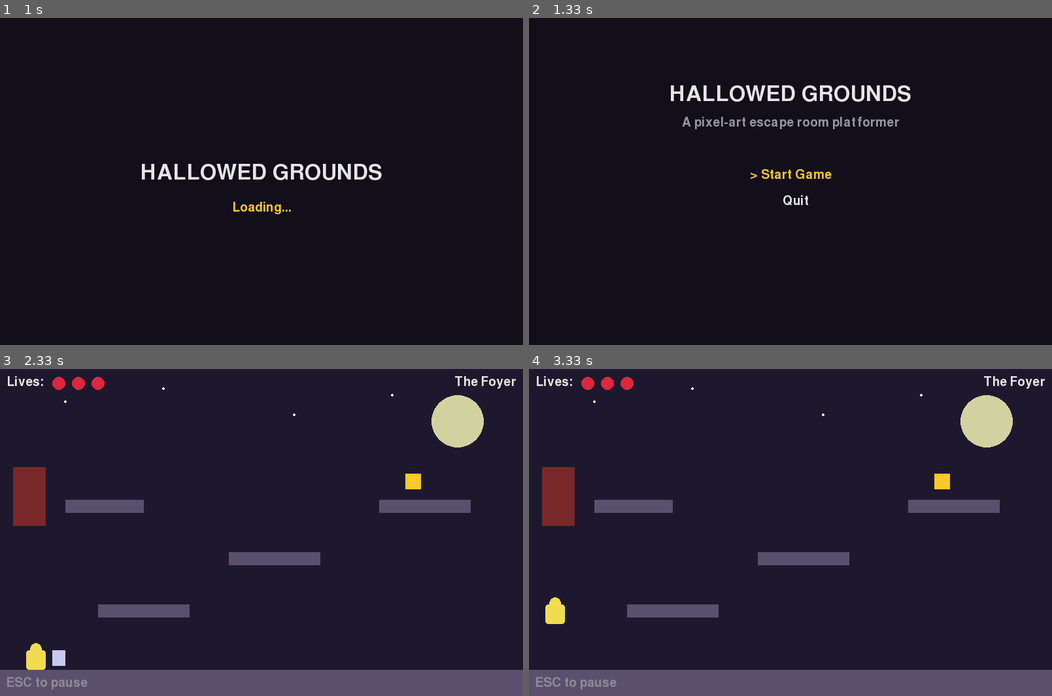
Above: before the commit, frames 1-4 (two rows, left to right).
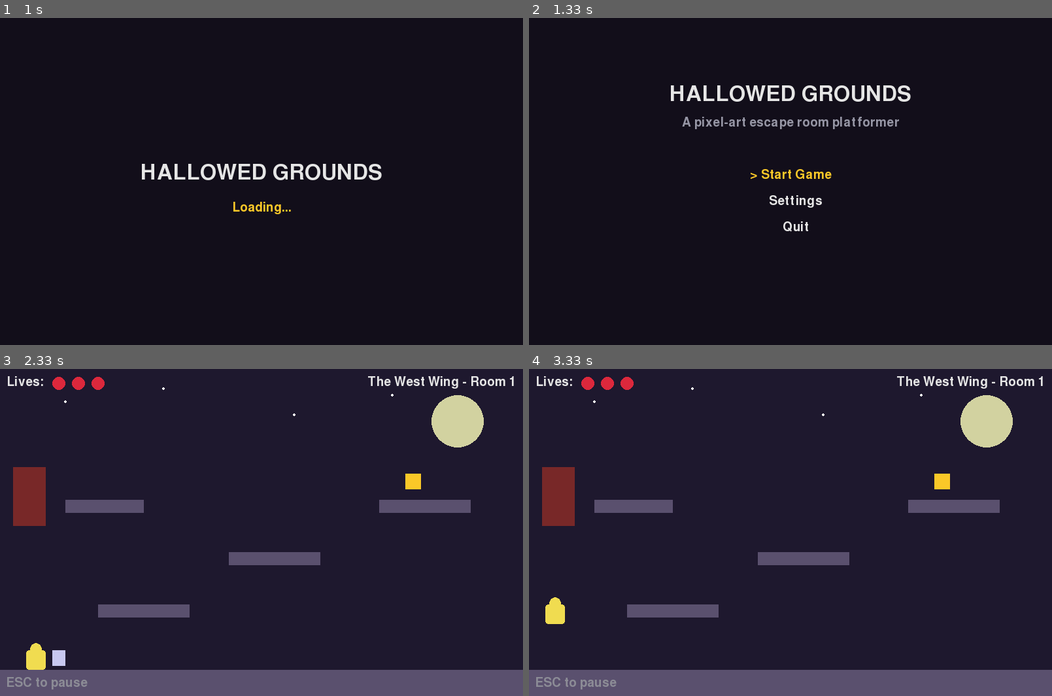
Above: after the commit, the same moments.

Repository: karmansinghg2aep-cloud/Hallowed_Grounds
Game: pygame game, started from Manor Of Horrors/manor.py
Same seed, same stepped clock (60 frames per second), same inputs: the game is played once before the commit and once after it.
Inputs:
- Up to frame 1 (1 s): no input
- Up to frame 2 (1.33 s): no input
- Up to frame 3 (2.33 s): tap Enter at 1.33 s; hold Enter 1.67-2.13 s; hold Up 1.67-2.13 s; tap Space at 2.17 s
- Up to frame 4 (3.33 s): hold D 2.5-3.13 s; hold A from 3.17 s (still down); tap Space at 3.23 s

Frame 1 is identical in both runs. In frame 2, 0.3% of the frame differs, in the area x 46-56%, y 54-66%; in frame 3, 0.4%, in the area x 70-99%, y 2-6%; in frame 4, 0.4%.

Commit message:
Add settings menu (volume, chapter-transition toggle), auto-generate room names

Diff:
--- a/Manor Of Horrors/data/rooms.json
+++ b/Manor Of Horrors/data/rooms.json
@@ -1,70 +1,175 @@
 [
   {
-    "name": "The Foyer",
     "chapter": "west_wing",
     "platforms": [
-      [0, 460, 800, 40],
-      [150, 360, 140, 20],
-      [350, 280, 140, 20],
-      [580, 200, 140, 20],
-      [100, 200, 120, 20]
+      [
+        0,
+        460,
+        800,
+        40
+      ],
+      [
+        150,
+        360,
+        140,
+        20
+      ],
+      [
+        350,
+        280,
+        140,
+        20
+      ],
+      [
+        580,
+        200,
+        140,
+        20
+      ],
+      [
+        100,
+        200,
+        120,
+        20
+      ]
     ],
-    "key": [620, 160],
-    "door": [20, 150, 50, 90],
+    "key": [
+      620,
+      160
+    ],
+    "door": [
+      20,
+      150,
+      50,
+      90
+    ],
     "monsters": [],
-    "player_start": [40, 400],
+    "player_start": [
+      40,
+      400
+    ],
     "scroll": "You are not the first to wake here...",
-    "scroll_pos": [80, 430]
+    "scroll_pos": [
+      80,
+      430
+    ]
   },
   {
-    "name": "The Hallway",
     "chapter": "old_hallways",
     "platforms": [
-      [0, 460, 800, 40],
-      [250, 380, 150, 20],
-      [500, 300, 150, 20]
+      [
+        0,
+        460,
+        800,
+        40
+      ],
+      [
+        250,
+        380,
+        150,
+        20
+      ],
+      [
+        500,
+        300,
+        150,
+        20
+      ]
     ],
-    "key": [700, 400],
-    "door": [20, 380, 50, 80],
+    "key": [
+      700,
+      400
+    ],
+    "door": [
+      20,
+      380,
+      50,
+      80
+    ],
     "monsters": [
       {
         "kind": "patroller",
         "x": 300,
         "y": 426,
         "size": 34,
-        "color": [140, 60, 60],
+        "color": [
+          140,
+          60,
+          60
+        ],
         "speed": 2.5,
-        "range": [250, 550]
+        "range": [
+          250,
+          550
+        ]
       }
     ],
-    "player_start": [40, 400],
+    "player_start": [
+      40,
+      400
+    ],
     "scroll": "Something loose walks the halls ahead - it keeps to a pattern...",
-    "scroll_pos": [270, 350]
+    "scroll_pos": [
+      270,
+      350
+    ]
   },
   {
-    "name": "The Crypt",
     "chapter": "the_crypts",
     "platforms": [
-      [0, 460, 800, 40],
-      [200, 380, 130, 20],
-      [450, 380, 130, 20]
+      [
+        0,
+        460,
+        800,
+        40
+      ],
+      [
+        200,
+        380,
+        130,
+        20
+      ],
+      [
+        450,
+        380,
+        130,
+        20
+      ]
     ],
-    "key": [720, 400],
-    "door": [20, 380, 50, 80],
+    "key": [
+      720,
+      400
+    ],
+    "door": [
+      20,
+      380,
+      50,
+      80
+    ],
     "monsters": [
       {
         "kind": "chaser",
         "x": 500,
         "y": 426,
         "size": 34,
-        "color": [120, 40, 130],
+        "color": [
+          120,
+          40,
+          130
+        ],
         "speed": 2.2,
         "detect_radius": 160,
         "sleep_radius": 260
       }
     ],
-    "player_start": [40, 400],
+    "player_start": [
+      40,
+      400
+    ],
     "scroll": "You will see him before you understand what you are seeing...",
-    "scroll_pos": [220, 350]
+    "scroll_pos": [
+      220,
+      350
+    ]
   }
 ]
--- /dev/null
+++ b/Manor Of Horrors/data/settings.json
@@ -0,0 +1 @@
+{"volume": 30, "show_chapter_transitions": false}
--- a/Manor Of Horrors/manor.py
+++ b/Manor Of Horrors/manor.py
@@ -100,6 +100,30 @@
         json.dump(data, f)
 
 
+def settings_filepath():
+    script_dir = os.path.dirname(os.path.abspath(__file__))
+    return os.path.join(script_dir, "data", "settings.json")
+
+
+def load_settings():
+    """
+    Returns the saved settings dict, or sensible defaults if no
+    settings file exists yet (first time the game is ever run).
+    """
+    filepath = settings_filepath()
+    if not os.path.exists(filepath):
+        return {"volume": 70, "show_chapter_transitions": True}
+    with open(filepath, "r") as f:
+        return json.load(f)
+
+
+def write_settings(settings):
+    filepath = settings_filepath()
+    os.makedirs(os.path.dirname(filepath), exist_ok=True)
+    with open(filepath, "w") as f:
+        json.dump(settings, f)
+
+
 # =====================================================================
 # MONSTER - one class, two behaviors ("patroller" and "chaser")
 # =====================================================================
@@ -217,6 +241,25 @@
 # chapter by its key.
 # =====================================================================
 CHAPTERS = load_json_data("chapters.json")
+
+
+def get_room_display_name(room_index):
+    """
+    Builds a room's display name automatically, e.g. "The West Wing -
+    Room 2", instead of requiring every room in rooms.json to have its
+    own hand-written "name". Counts how many earlier rooms share this
+    room's chapter, to figure out which number this room is WITHIN
+    its chapter (not its position in the whole 50-room list).
+    """
+    room = ROOMS[room_index]
+    chapter_name = CHAPTERS[room["chapter"]]["display_name"]
+
+    position_in_chapter = 1
+    for earlier_room in ROOMS[:room_index]:
+        if earlier_room["chapter"] == room["chapter"]:
+            position_in_chapter += 1
+
+    return f"{chapter_name} - Room {position_in_chapter}"
 
 
 # =====================================================================
@@ -339,14 +382,50 @@
     )
 
 
+def show_settings(settings, font, big_font):
+    """
+    Lets the player adjust volume (0-100, step 10) and toggle the
+    chapter-transition screen on/off. Loops showing a menu until the
+    player picks Back, saving to disk after every change so nothing
+    is lost even if they quit without going back first.
+    """
+    while True:
+        volume_label = f"Volume: {settings['volume']}"
+        transitions_label = "Chapter Transition Screens: " + ("On" if settings["show_chapter_transitions"] else "Off")
+
+        choice = run_menu(
+            "SETTINGS",
+            [volume_label + " (- / +)", transitions_label + " (toggle)", "Back"],
+            font, big_font,
+        )
+
+        if choice.startswith("Volume"):
+            # A single confirm press bumps volume up by 10, wrapping
+            # back to 0 past 100 - keeps this screen to one menu
+            # instead of needing separate +/- buttons.
+            settings["volume"] = (settings["volume"] + 10) % 110
+            pygame.mixer.music.set_volume(settings["volume"] / 100)
+            write_settings(settings)
+        elif choice.startswith("Chapter Transition"):
+            settings["show_chapter_transitions"] = not settings["show_chapter_transitions"]
+            write_settings(settings)
+        else:
+            return
+
+
 def show_main_menu(font, big_font):
     choice = run_menu(
         "HALLOWED GROUNDS",
-        ["Start Game", "Quit"],
+        ["Start Game", "Settings", "Quit"],
         font, big_font,
         subtitle="A pixel-art escape room platformer",
     )
-    return "start" if choice == "Start Game" else "quit"
+    if choice == "Start Game":
+        return "start"
+    elif choice == "Settings":
+        return "settings"
+    else:
+        return "quit"
 
 
 def show_slot_picker(font, big_font):
@@ -485,7 +564,7 @@
         show_scroll(font, big_font, scroll_text, title=title)
 
 
-def play_room(room, lives, collected_scrolls, font, big_font):
+def play_room(room, room_index, lives, collected_scrolls, font, big_font):
     """
     Runs one room until the player either escapes it, loses all
     their lives, or pauses and quits to the menu.
@@ -603,7 +682,7 @@
                 player_x = max(0, min(WINDOW_WIDTH - PLAYER_WIDTH, player_x))
 
                 if lives <= 0:
-                    return "dead", lives, {"monster_kind": monster.kind, "room_name": room["name"]}
+                    return "dead", lives, {"monster_kind": monster.kind, "room_name": get_room_display_name(room_index)}
                 break  # only lose one life per hit, even with multiple monsters
 
         if has_key and player_rect.colliderect(door_rect):
@@ -632,7 +711,7 @@
             player_color = COLOR_PLAYER_HIT if invincible_timer > 0 else COLOR_PLAYER
             draw_player(screen, player_rect, player_color)
 
-        room_name_surf = font.render(room["name"], True, COLOR_TEXT)
+        room_name_surf = font.render(get_room_display_name(room_index), True, COLOR_TEXT)
         screen.blit(room_name_surf, (WINDOW_WIDTH - room_name_surf.get_width() - 10, 10))
         draw_lives(screen, font, lives)
 
@@ -676,12 +755,18 @@
     font = pygame.font.SysFont(None, 28)
     big_font = pygame.font.SysFont(None, 48)
 
+    settings = load_settings()
+    pygame.mixer.music.set_volume(settings["volume"] / 100)
+
     show_loading_screen(font, big_font)
 
     while True:
         menu_choice = show_main_menu(font, big_font)
         if menu_choice == "quit":
             break  # exits the outer while loop, game closes below
+        elif menu_choice == "settings":
+            show_settings(settings, font, big_font)
+            continue  # back to the main menu after adjusting settings
 
         slot_number, save_data = show_slot_picker(font, big_font)
 
@@ -728,7 +813,7 @@
         # rooms (ROOMS[starting_room_index:]) - so saves always record
         # the correct absolute position in the full ROOMS list.
         for room_index, room in enumerate(ROOMS[starting_room_index:], start=starting_room_index):
-            result, lives, death_info = play_room(room, lives, collected_scrolls, font, big_font)
+            result, lives, death_info = play_room(room, room_index, lives, collected_scrolls, font, big_font)
 
             if result == "dead":
                 wait_for_space(
@@ -758,7 +843,7 @@
                     next_index >= len(ROOMS)
                     or ROOMS[next_index]["chapter"] != room["chapter"]
                 )
-                if is_last_room_of_chapter:
+                if is_last_room_of_chapter and settings["show_chapter_transitions"]:
                     show_chapter_complete(room["chapter"], font, big_font)
 
         if sent_back_to_menu:
